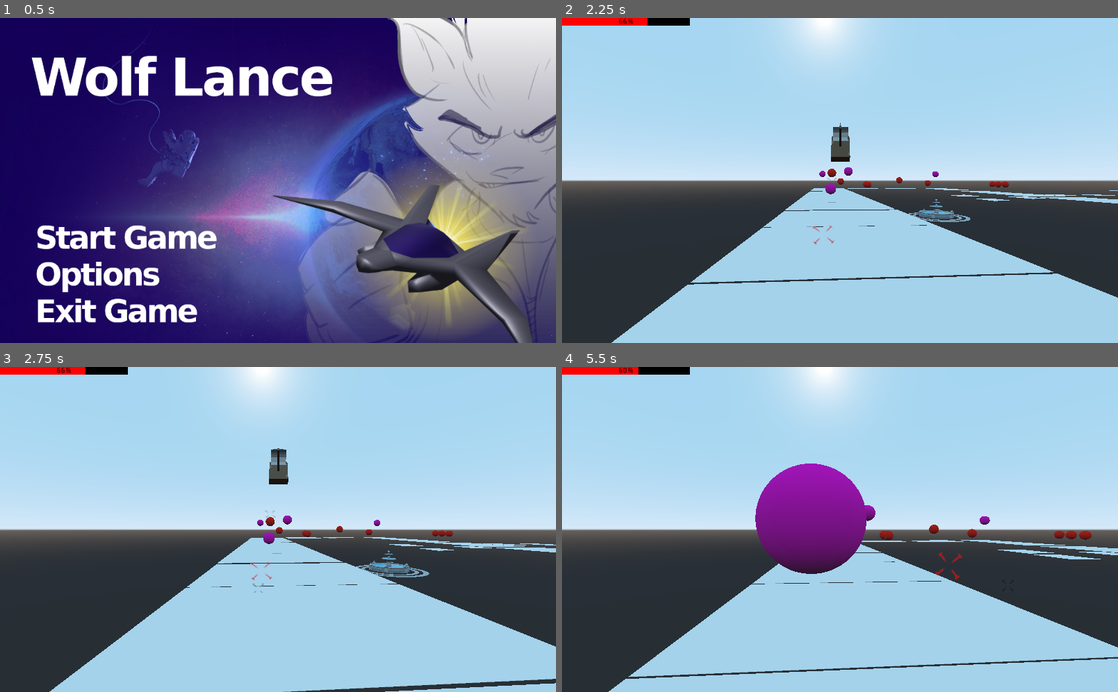
Above: before the commit, frames 1-4 (two rows, left to right).
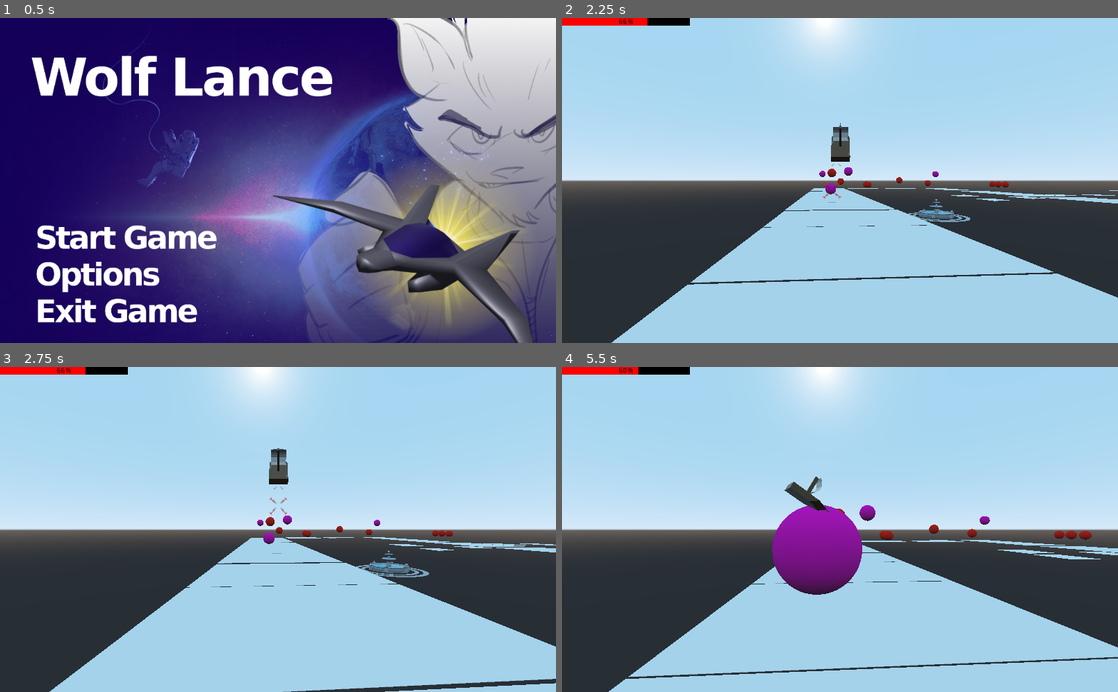
Above: after the commit, the same moments.

Repository: Joren-S-Tier/WolfLance-Alpha
Game: Godot game, scene res://main menu.tscn
The game is run twice, just before and just after one commit, with the same random seed, the same clock (stepped at 60 frames per second) and the same inputs. Sound files missing from this copy of the repository are replaced by a short silence.
Inputs (mouse positions are in pixels of both pictures, inside the frame that each line leads up to):
- Up to frame 1 (0.5 s): no input
- Up to frame 2 (2.25 s): click (689, 239) at 0.5 s; move the mouse to (812, 245) at 1.27 s; hold Down (aim_down) 1.28-2.03 s; hold W (move_up) from 1.28 s (still down); click (812, 245) at 1.42 s; move the mouse to (1006, 229) at 2.02 s; tap Left (aim_left) at 2.1 s
- Up to frame 3 (2.75 s): keep holding W (move_up)
- Up to frame 4 (5.5 s): move the mouse to (673, 480) at 2.77 s; release W (move_up) at 2.78 s; hold Right (aim_right) 2.78-3.53 s; hold A (move_left) 2.78-4.28 s; move the mouse to (867, 529) at 3.52 s; tap Up (aim_up) at 3.6 s; click (867, 529) at 3.67 s; move the mouse to (756, 448) at 4.27 s; hold S (move_down) 4.28-5.03 s; hold Space (boosting) 4.28-5.03 s; move the mouse to (962, 513) at 5.02 s; hold D (move_right) from 5.03 s (still down); tap Shift (dodge roll) at 5.1 s

Frame 1 is identical in both runs. In frame 2, less than 0.1% of the frame differs, in the area x 45-51%, y 44-70%; in frame 3, less than 0.1%; in frame 4, 6.3%, in the area x 34-82%, y 29-71%.

Commit message:
Fixed aiming, bomb, and enemy issues

Diff:
--- a/WolfLance-VS-Alpha/Basic Enemy.tscn
+++ b/WolfLance-VS-Alpha/Basic Enemy.tscn
@@ -9,7 +9,10 @@
 
 [sub_resource type="SphereShape" id=1]
 
+[sub_resource type="SphereShape" id=4]
+
 [node name="BasicEnemy" type="KinematicBody" groups=["Enemy"]]
+collision/safe_margin = 0.5
 script = ExtResource( 1 )
 
 [node name="MeshInstance" type="MeshInstance" parent="."]
@@ -27,5 +30,8 @@
 [node name="CollisionShape" type="CollisionShape" parent="PlayerDetection"]
 shape = SubResource( 1 )
 
+[node name="CollisionShape" type="CollisionShape" parent="."]
+shape = SubResource( 4 )
+
 [connection signal="body_entered" from="Area" to="." method="_on_Area_body_entered"]
 [connection signal="body_entered" from="PlayerDetection" to="." method="_on_PlayerDetection_body_entered"]
--- a/WolfLance-VS-Alpha/aiming reticule.gd
+++ b/WolfLance-VS-Alpha/aiming reticule.gd
@@ -7,11 +7,11 @@
 export var aiming_speed = 10
 var input_vector = Vector3.ZERO
 var velocity = Vector3.ZERO
-onready var aimOrient = get_parent().get_node("aimingOrient")
+onready var aimOrient = get_node("/root/main/rail/railcart/ship/aimingOrient")
 
 var noInput = true
 
-export var returnspeed = 750
+export var returnspeed = 400
 
 # Declare member variables here. Examples:
 # var a = 2
@@ -20,7 +20,7 @@
 
 # Called when the node enters the scene tree for the first time.
 func _ready():
-	#print (aimOrient)
+	print (aimOrient)
 	pass
 
 
@@ -42,6 +42,8 @@
 	#print (self.transform.origin.x)
 	#print (self.transform.origin.y)
 	if (noInput):
-		var velocity2 = self.transform.origin.move_toward(self.transform.origin,delta * returnspeed)
-		self.transform.origin = velocity2
+		var position = self.transform.origin.move_toward(aimOrient.transform.origin,delta * returnspeed)
+		#print (position)
+		#print (self.transform.origin)
+		self.transform.origin = position
 		pass
--- a/WolfLance-VS-Alpha/bomb.gd
+++ b/WolfLance-VS-Alpha/bomb.gd
@@ -32,3 +32,5 @@
 	$explosions.add_child(new_explosion)
 	new_explosion.global_transform.origin = self.global_transform.origin
 	print ("explosion")
+	self.linear_velocity = Vector3.ZERO
+	$MeshInstance.visible = false
--- a/WolfLance-VS-Alpha/static target.tscn
+++ b/WolfLance-VS-Alpha/static target.tscn
@@ -9,7 +9,10 @@
 
 [sub_resource type="SphereShape" id=1]
 
+[sub_resource type="SphereShape" id=4]
+
 [node name="static target" type="KinematicBody" groups=["Enemy"]]
+collision/safe_margin = 0.1
 script = ExtResource( 1 )
 
 [node name="MeshInstance" type="MeshInstance" parent="."]
@@ -21,4 +24,7 @@
 [node name="CollisionShape" type="CollisionShape" parent="Area"]
 shape = SubResource( 1 )
 
+[node name="CollisionShape" type="CollisionShape" parent="."]
+shape = SubResource( 4 )
+
 [connection signal="body_entered" from="Area" to="." method="_on_Area_body_entered"]
Not shown: 1 places in WolfLance-VS-Alpha/Basic Enemy.tscn that only renumber resources
Not shown: 1 places in WolfLance-VS-Alpha/static target.tscn that only renumber resources
